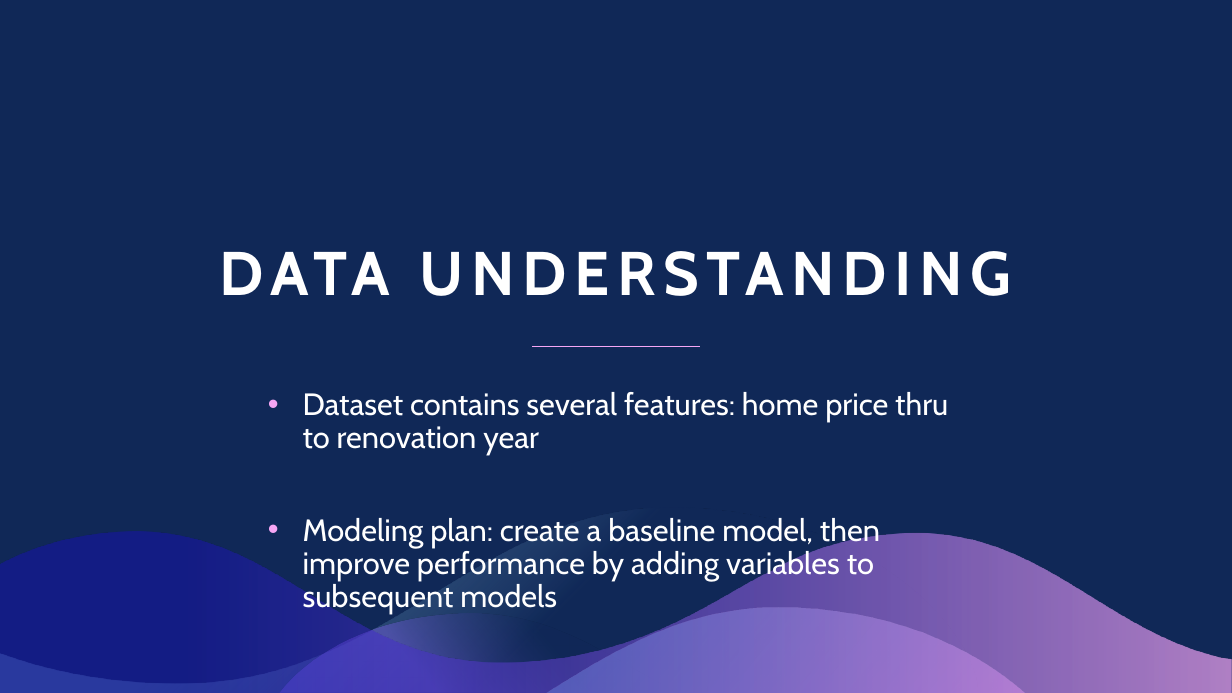
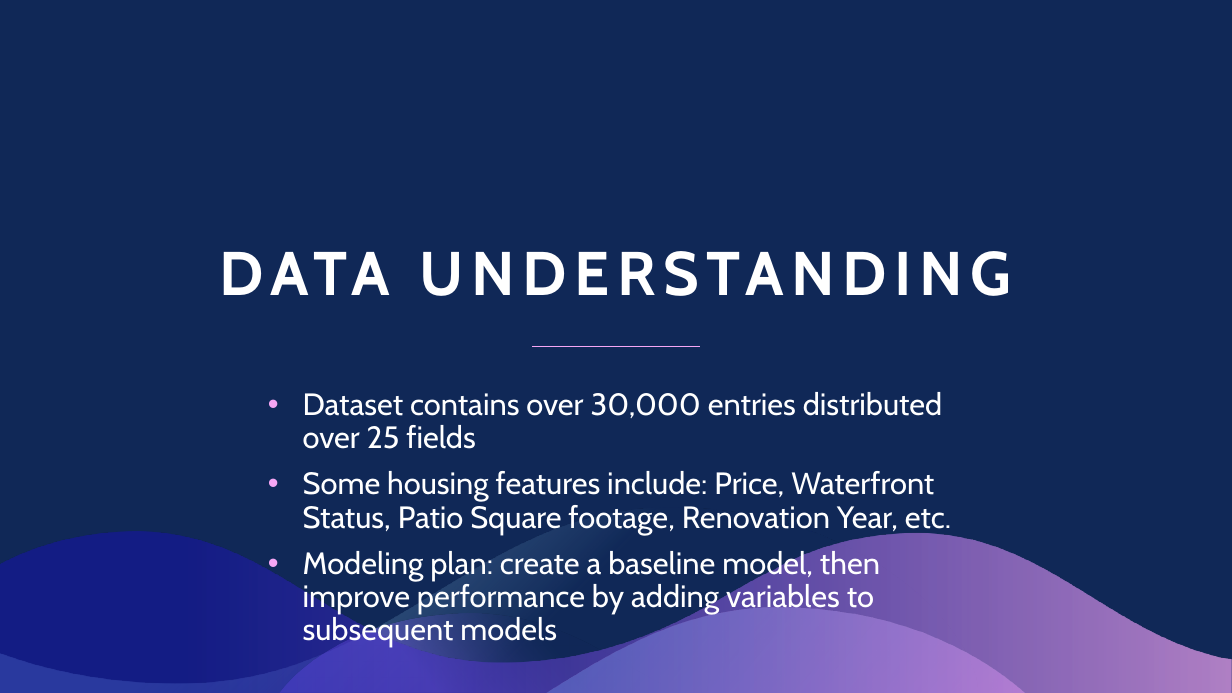
Before and after one commit to Tmoney80/KC_REIT_Proposal, a slide deck: slide 5 of Presentation.pptx. Drawn at 1232x693 pixels with LibreOffice and Linux fonts; fonts in the diff are those of the drawing. Boxes give left, top, right and bottom in pixels: in the first picture for what was removed or moved away, otherwise in the second. Text is boxed around its words. In the diff, an @@ line names an element or a change of style, - is before the commit and + after.

```diff
--- a/Presentation.pptx
+++ b/Presentation.pptx
@@ subtitle at (x1=303, y1=392, x2=951, y2=534): text changed @@
-• Dataset contains several features: home price thru to renovation year
+• Dataset contains over 30,000 entries distributed over 25 fields
+• Some housing features include: Price, Waterfront Status, Patio Square footage, Renovation Year, etc.
```
Also in this commit, not shown: 2 other slides changed, 1 other file.
